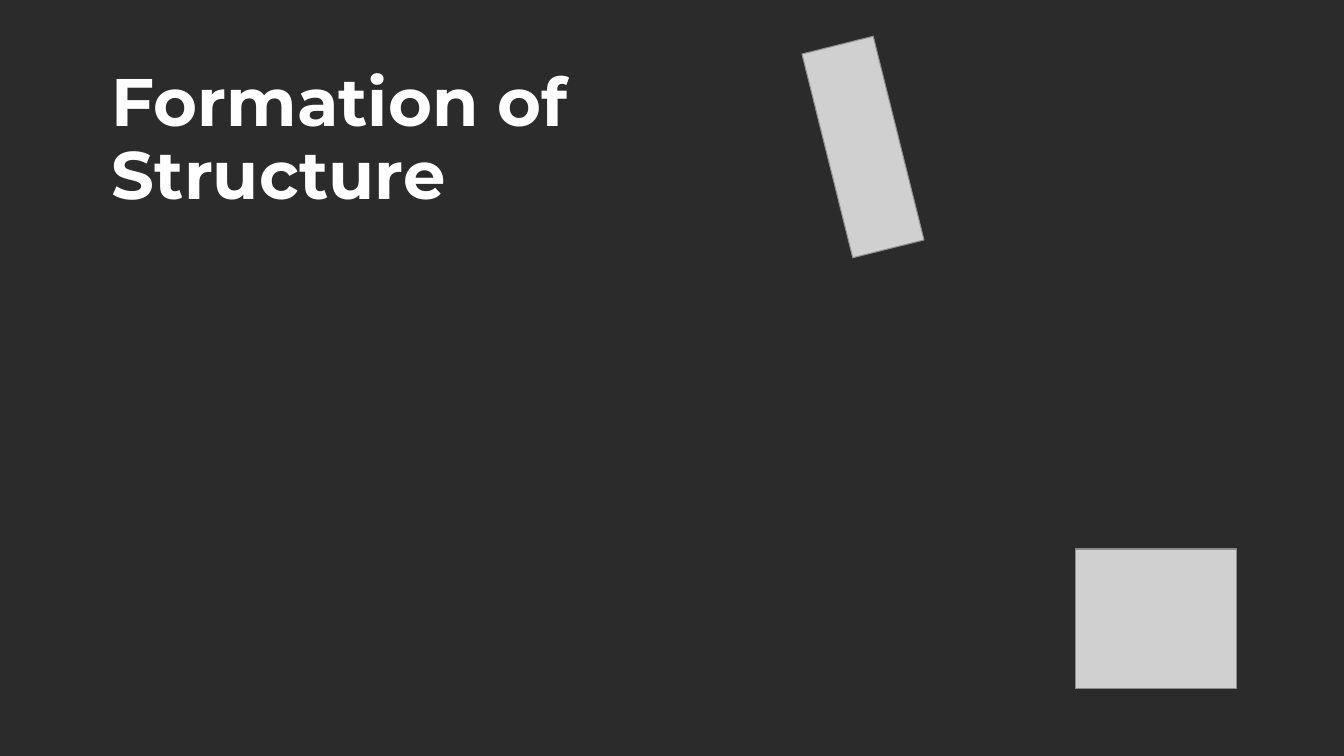
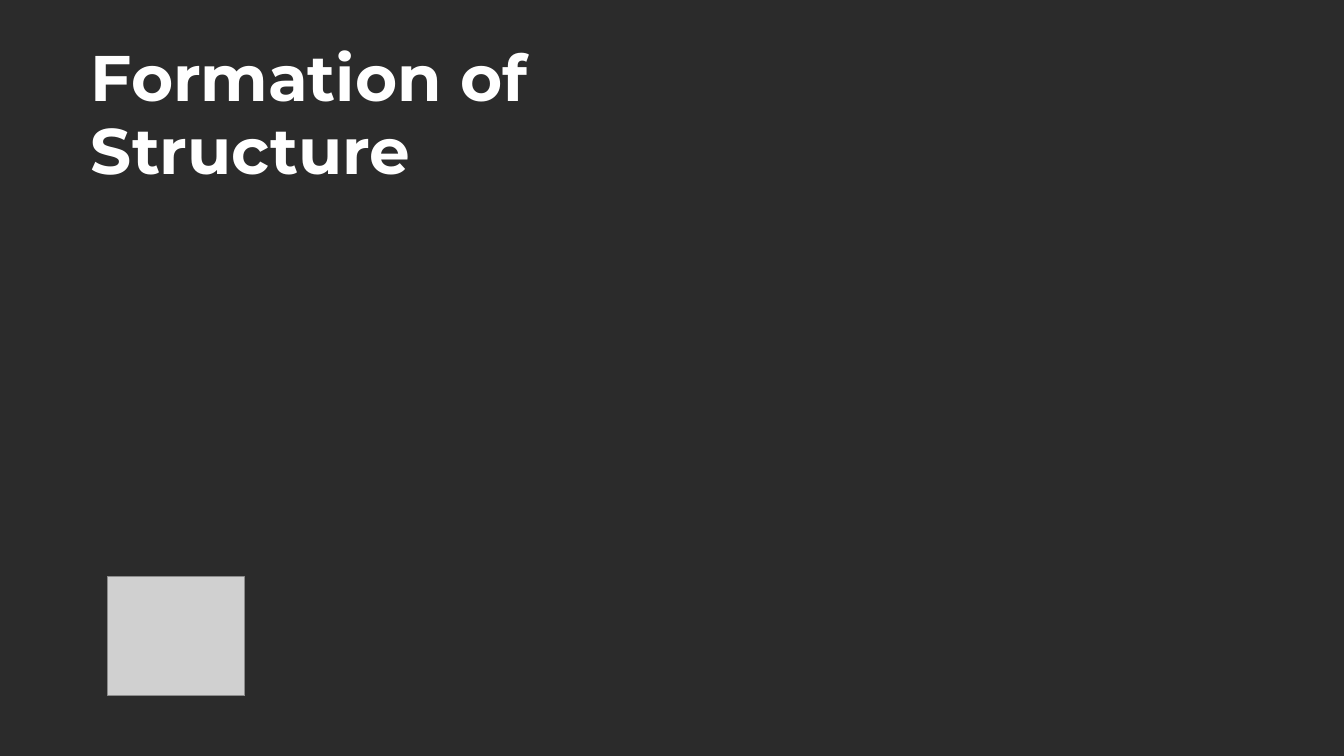
Before and after one commit to linneamoritznyc/final-SFWsite-Linnea, a slide deck: slide 3 of exports/stephanie/how-it-works/how-it-works-thumbnails.pptx. Drawn at 1344x756 pixels with LibreOffice and Linux fonts; fonts in the diff are those of the drawing; grey boxes stand for pictures; background and template pictures are left out; a plain dark background stands for a picture behind light text. Boxes give left, top, right and bottom in pixels: in the first picture for what was removed or moved away, otherwise in the second. Text is boxed around its words. In the diff, an @@ line names an element or a change of style, - is before the commit and + after.

```diff
--- a/exports/stephanie/how-it-works/how-it-works-thumbnails.pptx
+++ b/exports/stephanie/how-it-works/how-it-works-thumbnails.pptx
@@ text "Formation of": place and size @@
-text "Formation of" at (112,73,567,200)
+text "Formation of" at (91,50,527,175)
@@ text "Formation of" at (91,50,527,175): size 48 to 46 pt; line spacing 52pt to 52.5pt @@
@@ picture removed at (802,37,925,258) @@
@@ picture removed at (1076,549,1237,690) @@
@@ picture added at (108,577,245,696) @@
```
Also in this commit, not shown: 5 other slides changed, 8 other files.
